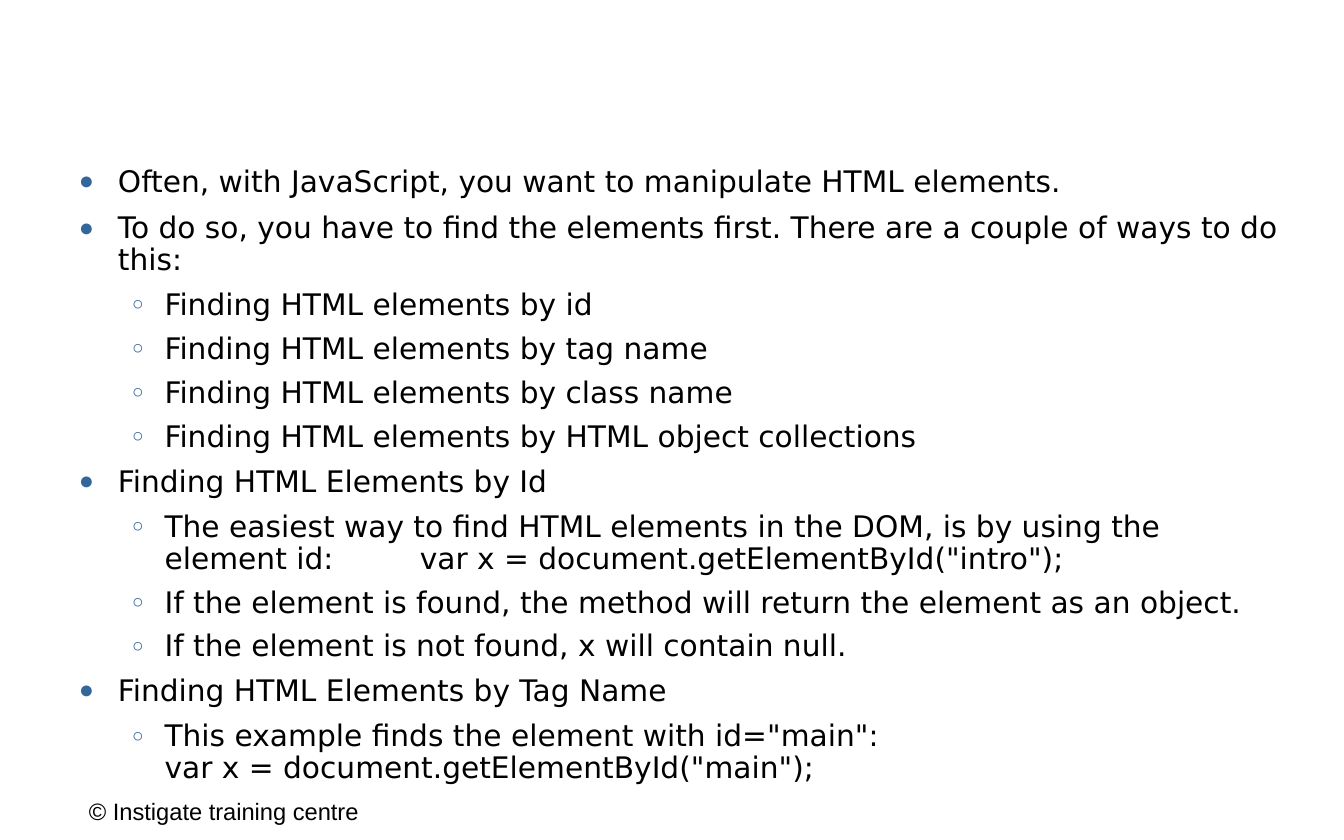
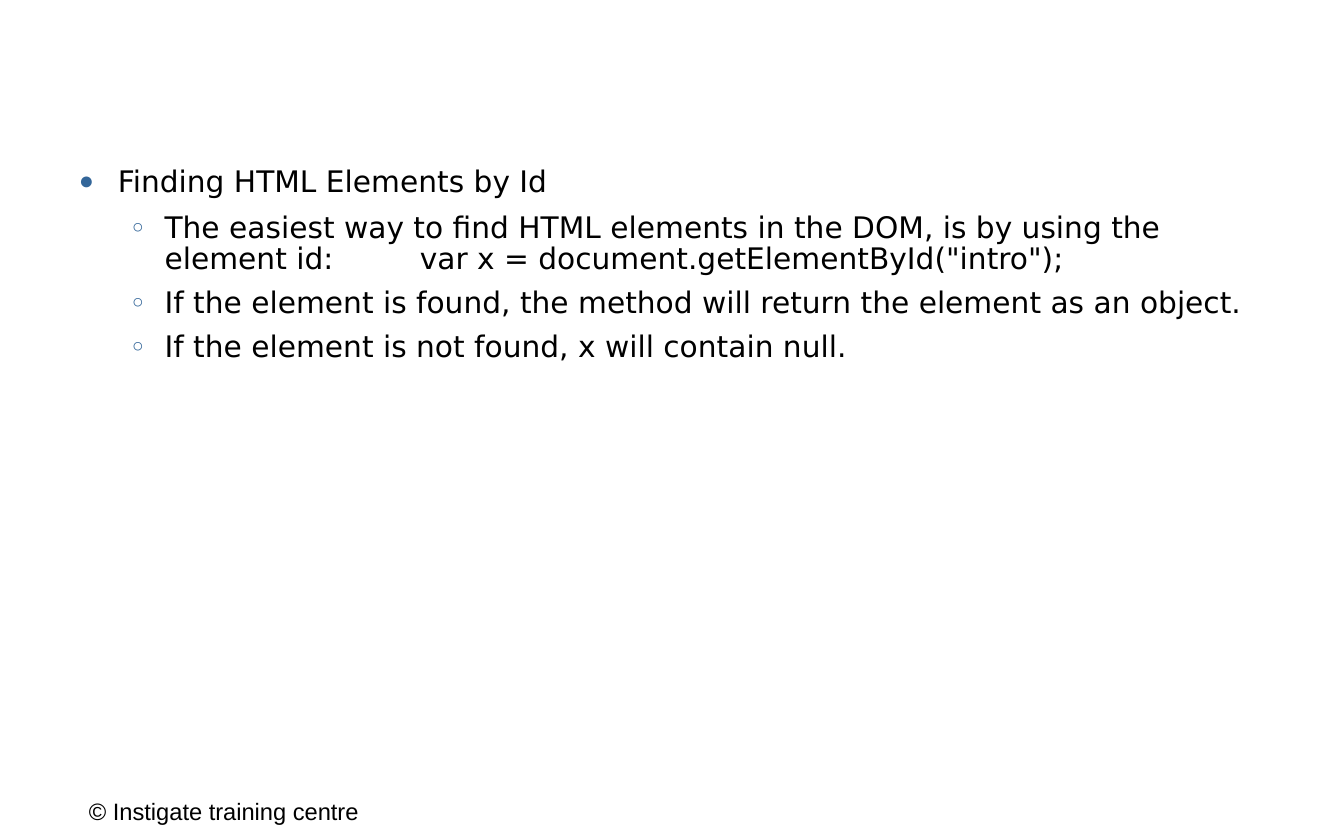
Before and after one commit to ITC-Vanadzor/ITC-7, a slide deck: slide 9 of Presentations/Javascript/5_dom.odp. Drawn at 1344x840 pixels with LibreOffice and Linux fonts; fonts in the diff are those of the drawing; background and template pictures are left out. Boxes give left, top, right and bottom in pixels: in the first picture for what was removed or moved away, otherwise in the second. Text is boxed around its words. In the diff, an @@ line names an element or a change of style, - is before the commit and + after.

```diff
--- a/Presentations/Javascript/5_dom.odp
+++ b/Presentations/Javascript/5_dom.odp
@@ text at (x1=118, y1=169, x2=1277, y2=453): paragraphs removed @@
-● Often, with JavaScript, you want to manipulate HTML elements.
-● To do so, you have to find the elements first. There are a couple of ways to do this:
-  ○ Finding HTML elements by id
-  ○ Finding HTML elements by tag name
-  ○ Finding HTML elements by class name
-  ○ Finding HTML elements by HTML object collections
@@ text at (x1=118, y1=678, x2=878, y2=784): paragraphs removed @@
-● Finding HTML Elements by Tag Name
-  ○ This example finds the element with id="main":
-    var x = document.getElementById("main");
```
Also in this commit, not shown: 19 other slides changed, 3 other files.
